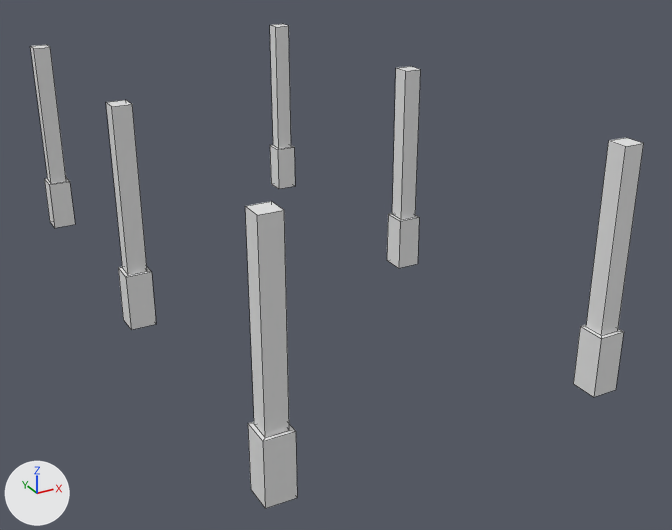
What one commit did to the FBX model Assets/Eric/3D/ShopScene_Meshes/Me_Pillars.fbx.
The view is the same before and after, from a 50 mm camera at (0.65, -3.09, 2.53) aimed at (3.2, 1.56, 0.2). Every picture has the same lights, and +X, +Y and +Z are marked at lower left. Mesh edges are drawn as thin lines.

Names of what the first picture shows: 'roofing'.
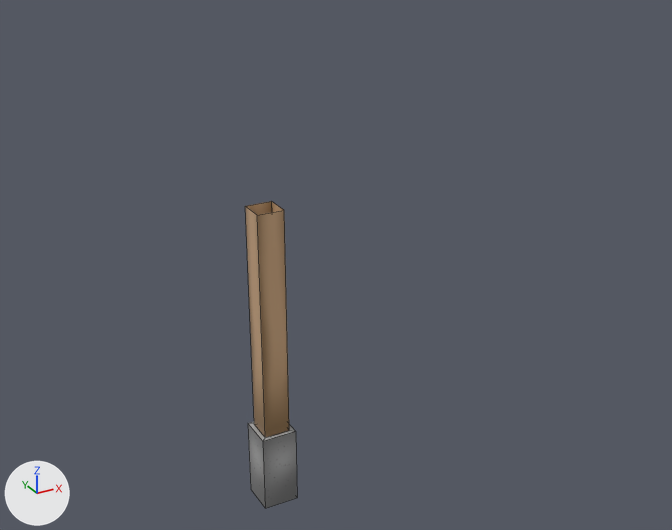
Where the newer file only moved an object's origin or applied its transform, the numbers keep the older frame.

Pixel boxes (x1, y1, x2, y2) of what changed, in the pictures (672 x 530 px):
```json
{"object": "roofing", "change": "reshaped", "before": [30, 24, 644, 509], "after": [245, 201, 297, 509], "on screen": "91% narrower, 36% shorter"}
{"part": 1, "of": "me_cube_006", "change": "deleted", "before": [30, 45, 75, 228]}
{"part": 2, "of": "me_cube_006", "change": "deleted", "before": [106, 100, 156, 330]}
{"part": 3, "of": "me_cube_006", "change": "deleted", "before": [573, 138, 644, 397]}
{"part": 4, "of": "me_cube_006", "change": "deleted", "before": [387, 66, 421, 268]}
{"part": 5, "of": "me_cube_006", "change": "deleted", "before": [270, 24, 295, 189]}
{"part": 6, "of": "me_cube_006", "change": "deleted", "before": [246, 201, 284, 215]}
{"part": 7, "of": "me_cube_006", "change": "recoloured", "before": [245, 206, 297, 509], "after": [245, 206, 297, 509]}
```

Scene script edits in JSON lines:
```json
{"op": "add", "block": "img_tesxture_scene_clean_png", "code": ["img_tesxture_scene_clean_png = load_image('Tesxture_Scene_clean.png', '../../2D/Objects_Textures/Tesxture_Scene_clean.png', 1024, 1024, 'sRGB')"]}
{"op": "add", "block": "img_tesxture_scene_metallic_png", "code": ["img_tesxture_scene_metallic_png = load_image('Tesxture_Scene_metallic.png', '../../2D/Objects_Textures/Tesxture_Scene_metallic.png', 1024, 1024, 'Non-Color')"]}
{"op": "add", "block": "mat_scenemat", "code": ["mat_scenemat = bpy.data.materials.new('scenemat')", "# uses the picture img_tesxture_scene_clean_png", "# uses the picture img_tesxture_scene_metallic_png"]}
{"block": "me_cube_006", "where": "# used by ob_roofing; location = (2.973, 1.895, -0.053)"}
{"block": "me_cube_006", "where": "# verts and faces of me_cube_006; kept vertices keep their numbers, new ones are numbered from 96"}
{"block": "me_cube_006", "where": "# before: 1 (-1.0, -1.95, 1.34) at pixel (257, 215), 3 (-1.0, -1.84, 1.34) at pixel (245, 206), 5 (-0.88, -1.95, 1.34) at pixel (284, 210), 7 (-0.88, -1.84, 1.34) at pixel (271, 201)"}
{"op": "remove", "block": "me_cube_006", "code": "me_cube_006.from_pydata(...)  # 96 vertices, 84 faces; spans x -1.02..1.02, y -1.97..1.97, z 0.0..1.34"}
{"op": "add", "block": "me_cube_006", "code": "me_cube_006.from_pydata(...)  # 16 vertices, 12 faces; spans x -1.02..-0.86, y -1.97..-1.82, z 0.0..1.34"}
{"block": "me_cube_006", "change": "me_cube_006 part 1: the loose piece of 16 vertices spanning x -1.02..-0.86, y 1.82..1.97, z 0.0..1.34 is deleted"}
{"block": "me_cube_006", "change": "me_cube_006 part 2: the loose piece of 16 vertices spanning x -1.02..-0.86, y -0.08..0.08, z 0.0..1.34 is deleted"}
{"block": "me_cube_006", "change": "me_cube_006 part 3: the loose piece of 16 vertices spanning x 0.86..1.02, y -1.97..-1.82, z 0.0..1.34 is deleted"}
{"block": "me_cube_006", "change": "me_cube_006 part 4: the loose piece of 16 vertices spanning x 0.86..1.02, y -0.08..0.08, z 0.0..1.34 is deleted"}
{"block": "me_cube_006", "change": "me_cube_006 part 5: the loose piece of 16 vertices spanning x 0.86..1.02, y 1.82..1.97, z 0.0..1.34 is deleted"}
{"block": "me_cube_006", "change": "me_cube_006 part 6"}
{"op": "add", "block": "me_cube_006", "code": "delete_faces([(1, 5, 7, 3)])"}
{"block": "me_cube_006", "change": "me_cube_006 part 7: 12 faces spanning x -1.02..-0.86, y -1.97..-1.82, z 0.0..1.34 switch from no material to mat_scenemat"}
```
